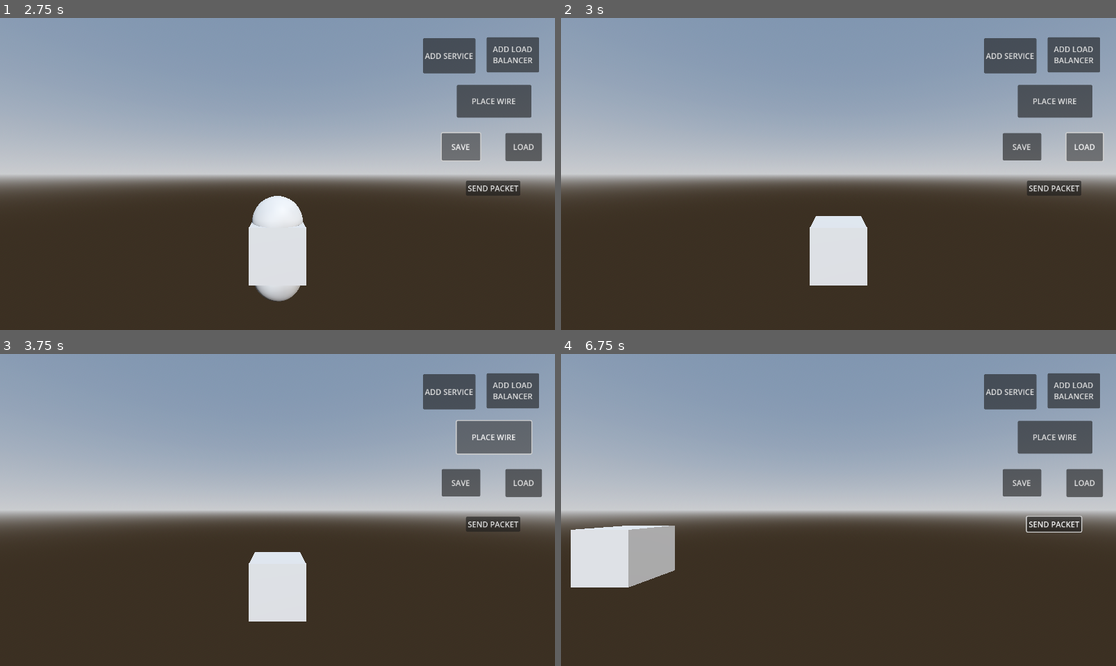
Above: before the commit, frames 1-4 (two rows, left to right).
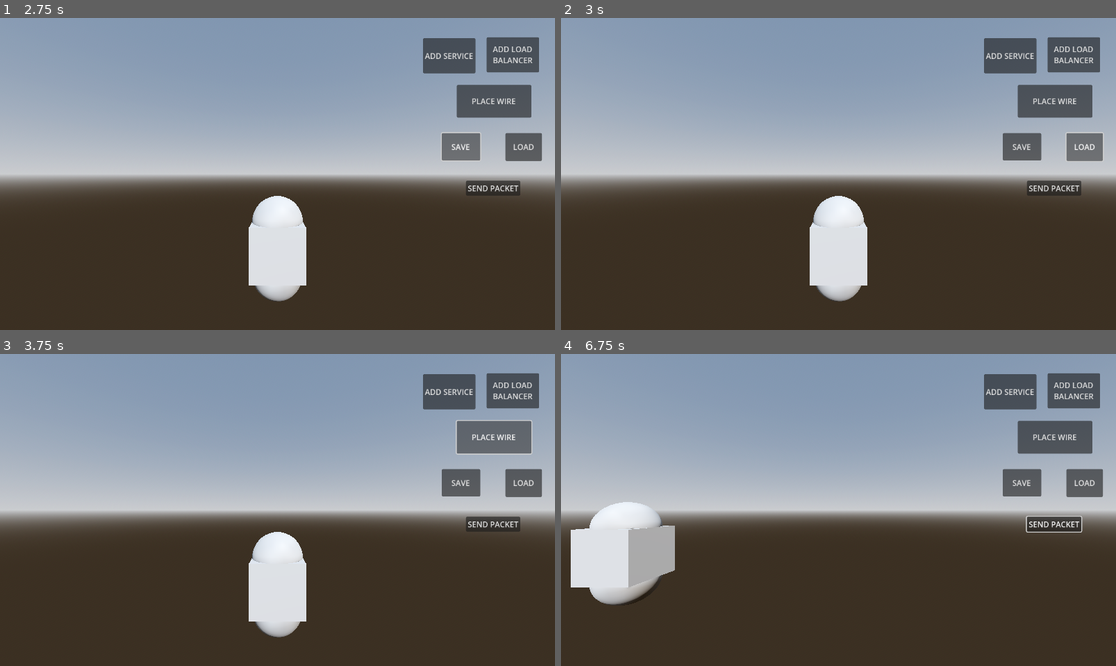
Above: after the commit, the same moments.

Repository: dhruvchadha2212/new-game-project
Game: Godot game, scene res://scenes/Main.tscn
The game is run twice, just before and just after one commit, with the same random seed, the same clock (stepped at 60 frames per second) and the same inputs.
Inputs (mouse positions are in pixels of both pictures, inside the frame that each line leads up to):
- Up to frame 1 (2.75 s): click "ADD SERVICE" at 0.5 s; click "ADD LOAD BALANCER" at 1.25 s; click "SAVE" at 2 s
- Up to frame 2 (3 s): click "LOAD" at 2.75 s
- Up to frame 3 (3.75 s): click "PLACE WIRE" at 3.5 s
- Up to frame 4 (6.75 s): click "SEND PACKET" at 4.25 s; tap Enter at 5 s; move the mouse to (960, 494) at 5.02 s; hold D 5.03-5.75 s; tap Q at 5.1 s; click (960, 494) at 5.17 s; drag from (727, 525) to (810, 572) at 5.77 s; tap Space at 6.5 s; move the mouse to (894, 441) at 6.52 s; hold D from 6.53 s (still down); tap Shift at 6.6 s

Frame 1 is identical in both runs. In frame 2, 0.8% of the frame differs, in the area x 45-55%, y 57-91%; in frame 3, 0.8%; in frame 4, 1.3%, in the area x 5-19%, y 47-81%.

Commit message:
updated save and load for server types

Diff:
--- a/scenes/Main.tscn
+++ b/scenes/Main.tscn
@@ -129,7 +129,7 @@
 wire_container = NodePath("../../Containers/WireContainer")
 camera = NodePath("../../Camera3D")
 
-[node name="LoadManager" type="Node" parent="SaveAndLoad" node_paths=PackedStringArray("cube_container", "wire_container", "camera", "cubes_manager")]
+[node name="LoadManager" type="Node" parent="SaveAndLoad" node_paths=PackedStringArray("cube_container", "wire_container", "camera", "cubes_manager", "manager_handler")]
 script = ExtResource("9_q8u5g")
 cube_container = NodePath("../../Containers/CubeContainer")
 wire_container = NodePath("../../Containers/WireContainer")
@@ -137,6 +137,7 @@
 wire_scene = ExtResource("6_c01mt")
 camera = NodePath("../../Camera3D")
 cubes_manager = NodePath("../../ManagerHandler/ServiceManager")
+manager_handler = NodePath("../../ManagerHandler")
 
 [node name="ManagerHandler" type="Node" parent="." node_paths=PackedStringArray("service_manager", "load_balancer_manager")]
 script = ExtResource("8_bjd11")
--- a/scripts/base_server_manager.gd
+++ b/scripts/base_server_manager.gd
@@ -8,16 +8,8 @@
 @export var packet_manager: Node
 @export var manager_handler: Node
 
-func spawn_cube(camera: Camera3D, node_id: String = "-1", position: Vector3 = Vector3.ZERO):
-	if node_id == "-1":
-		node_id = str(Time.get_ticks_usec())
-	var new_cube = cube_scene.instantiate()
-	new_cube.camera = camera
-	new_cube.node_id = node_id
-	cube_container.add_child(new_cube)
-	new_cube.global_position = position
-	print("Spawned cube with ID:", new_cube.node_id)
-	return new_cube
+func spawn_server(camera: Camera3D, node_id: String = "-1", position: Vector3 = Vector3.ZERO):
+	push_error("Abstract method 'spawn_server' must be implemented by subclass")
 
 func send_packets_from(start_node):
 	for wire in start_node.connected_wires:
@@ -31,7 +23,7 @@
 			continue
 		var request_packet = packet_manager.spawn_new_request_packet(start_node, end_node)
 		request_packet.packet_reached.connect(
-			manager_handler.get_manager_for_server(end_node).on_request_packet_reached)
+			manager_handler.get_manager_for_server_type(end_node.type).on_request_packet_reached)
 		request_packet.send()
 
 func on_request_packet_reached(packet, start_node, end_node):
--- a/scripts/load_balancer_manager.gd
+++ b/scripts/load_balancer_manager.gd
@@ -2,7 +2,7 @@
 
 @export var load_balancer_scene: PackedScene
 
-func spawn_load_balancer(camera: Camera3D, node_id: String = "-1", position: Vector3 = Vector3.ZERO):
+func spawn_server(camera: Camera3D, node_id: String = "-1", position: Vector3 = Vector3.ZERO):
 	if node_id == "-1":
 		node_id = str(Time.get_ticks_usec())
 	var new_load_balancer = load_balancer_scene.instantiate()
@@ -37,7 +37,7 @@
 	var end_node = valid_end_nodes[random_index]
 	var packet = packet_manager.spawn_new_request_packet(start_node, end_node)
 	packet.packet_reached.connect(
-		manager_handler.get_manager_for_server(end_node).on_request_packet_reached)
+		manager_handler.get_manager_for_server_type(end_node.type).on_request_packet_reached)
 	packet.send()
 
 func on_response_packet_reached(response_packet, start_node, end_node):
--- a/scripts/load_manager.gd
+++ b/scripts/load_manager.gd
@@ -6,6 +6,7 @@
 @export var wire_scene: PackedScene
 @export var camera: Camera3D
 @export var cubes_manager: Node
+@export var manager_handler: Node
 
 func load_scene_state():
 	if not FileAccess.file_exists(Globals.save_path):
@@ -29,10 +30,11 @@
 
 	# Recreate cubes
 	var id_to_cube = {}
-	for cube_data in save_data["cubes"]:
+	for cube_data in save_data["servers"]:
 		var pos_array = cube_data["position"]
 		var pos_vector3 = Vector3(pos_array[0], pos_array[1], pos_array[2])
-		var cube = cubes_manager.spawn_cube(camera, cube_data["id"], pos_vector3)
+		var server_manager = manager_handler.get_manager_for_server_type(Globals.ServerType[cube_data["type"]])
+		var cube = server_manager.spawn_server(camera, cube_data["id"], pos_vector3)
 		id_to_cube[cube.node_id] = cube
 
 	# Recreate wires
--- a/scripts/manager_handler.gd
+++ b/scripts/manager_handler.gd
@@ -3,8 +3,8 @@
 @export var service_manager: Node
 @export var load_balancer_manager: Node
 
-func get_manager_for_server(server):
-	match server.type:
+func get_manager_for_server_type(server_type):
+	match server_type:
 		Globals.ServerType.SERVICE:
 			return service_manager
 		Globals.ServerType.LOAD_BALANCER:
--- a/scripts/save_manager.gd
+++ b/scripts/save_manager.gd
@@ -5,7 +5,7 @@
 @export var camera: Camera3D
 
 func save_scene_state():
-	var save_data = {"cubes": [], "wires": [], "camera_transform": null}
+	var save_data = {"servers": [], "wires": [], "camera_transform": null}
 
 	var camera_transform_dict = {
 		"origin": [camera.global_transform.origin.x, camera.global_transform.origin.y, camera.global_transform.origin.z],
@@ -17,8 +17,9 @@
 
 	# Save all cubes
 	for cube in cube_container.get_children():
-		save_data["cubes"].append({
+		save_data["servers"].append({
 			"id": cube.node_id,
+			"type": Globals.ServerType.keys()[cube.type],
 			"position": [cube.global_position.x, cube.global_position.y, cube.global_position.z]
 		})
 
--- a/scripts/service_manager.gd
+++ b/scripts/service_manager.gd
@@ -2,7 +2,7 @@
 
 @export var service_scene: PackedScene
 
-func spawn_service(camera: Camera3D, node_id: String = "-1", position: Vector3 = Vector3.ZERO):
+func spawn_server(camera: Camera3D, node_id: String = "-1", position: Vector3 = Vector3.ZERO):
 	if node_id == "-1":
 		node_id = str(Time.get_ticks_usec())
 	var new_service = service_scene.instantiate()
@@ -21,7 +21,7 @@
 	var new_end_node = start_node
 	var response_packet = packet_manager.spawn_new_response_packet(new_start_node, new_end_node)
 	response_packet.packet_reached.connect(
-		manager_handler.get_manager_for_server(end_node).on_response_packet_reached)
+		manager_handler.get_manager_for_server_type(end_node.type).on_response_packet_reached)
 	response_packet.send()
 
 func on_response_packet_reached(response_packet, start_node, end_node):
--- a/scripts/ui_manager.gd
+++ b/scripts/ui_manager.gd
@@ -24,11 +24,11 @@
 
 func _on_add_service():
 	Globals.current_mode = Globals.InteractionMode.DRAG
-	service_manager.spawn_service(camera)
+	service_manager.spawn_server(camera)
 
 func _on_add_load_balancer():
 	Globals.current_mode = Globals.InteractionMode.DRAG
-	load_balancer_manager.spawn_load_balancer(camera)
+	load_balancer_manager.spawn_server(camera)
 
 func _on_place_wire():
 	Globals.current_mode = Globals.InteractionMode.PLACE_WIRE
